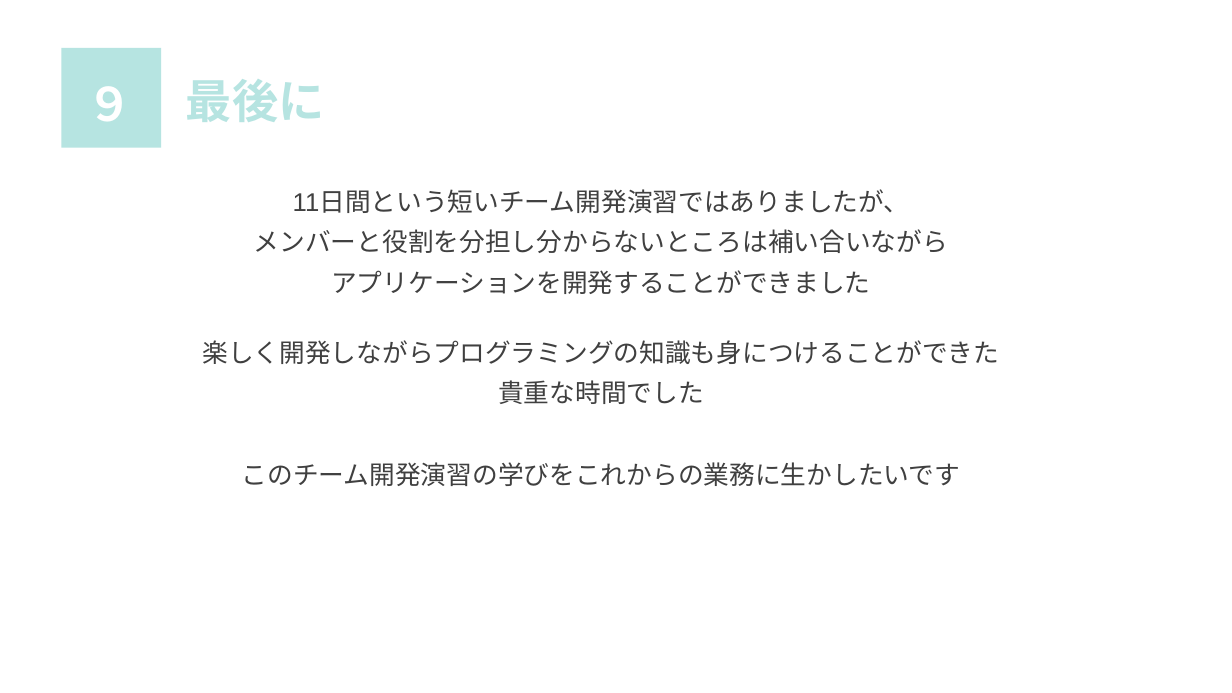
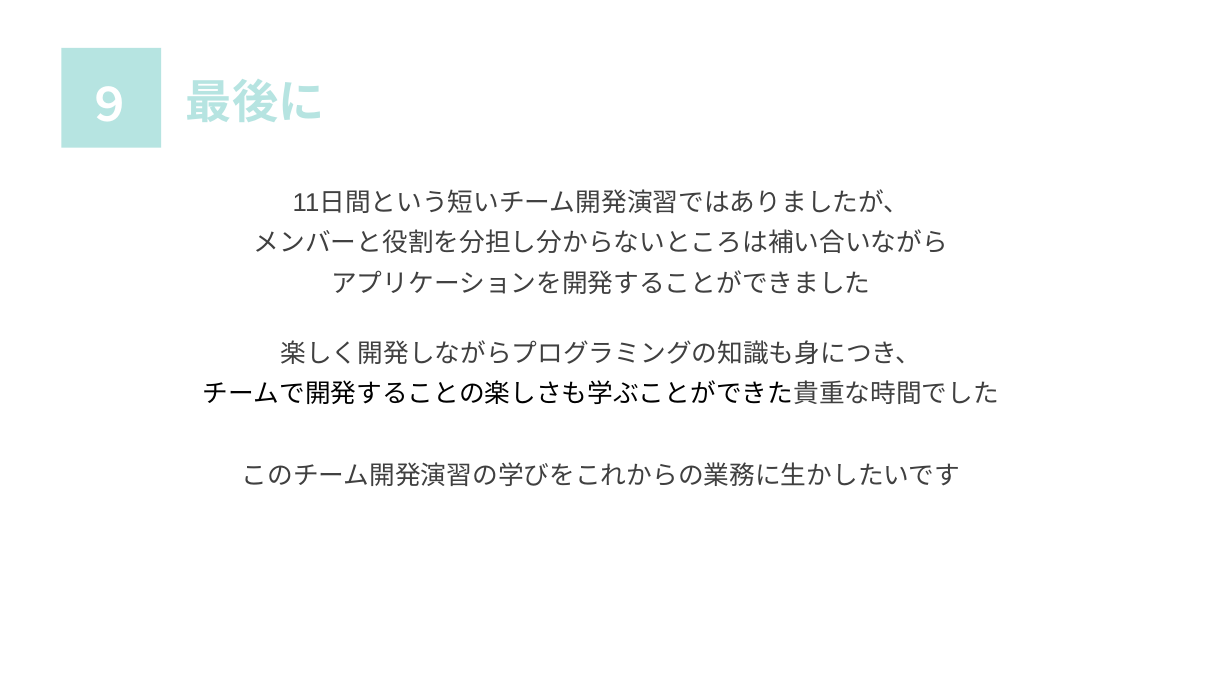
Before and after one commit to sss-sr2021/OTOME, a slide deck: slide 11 of 発表資料/発表資料.pptx. Drawn at 1232x693 pixels with LibreOffice and Linux fonts; fonts in the diff are those of the drawing. Boxes give left, top, right and bottom in pixels: in the first picture for what was removed or moved away, otherwise in the second. Text is boxed around its words. In the diff, an @@ line names an element or a change of style, - is before the commit and + after.

```diff
--- a/発表資料/発表資料.pptx
+++ b/発表資料/発表資料.pptx
@@ text at <box>203,340,999,404</box>: text changed @@
-楽しく開発しながらプログラミングの知識も身につけることができた
-貴重な時間でした
+楽しく開発しながらプログラミングの知識も身につき、
+チームで開発することの楽しさも学ぶことができた貴重な時間でした
```
Also in this commit, not shown: 1 other slide changed.
